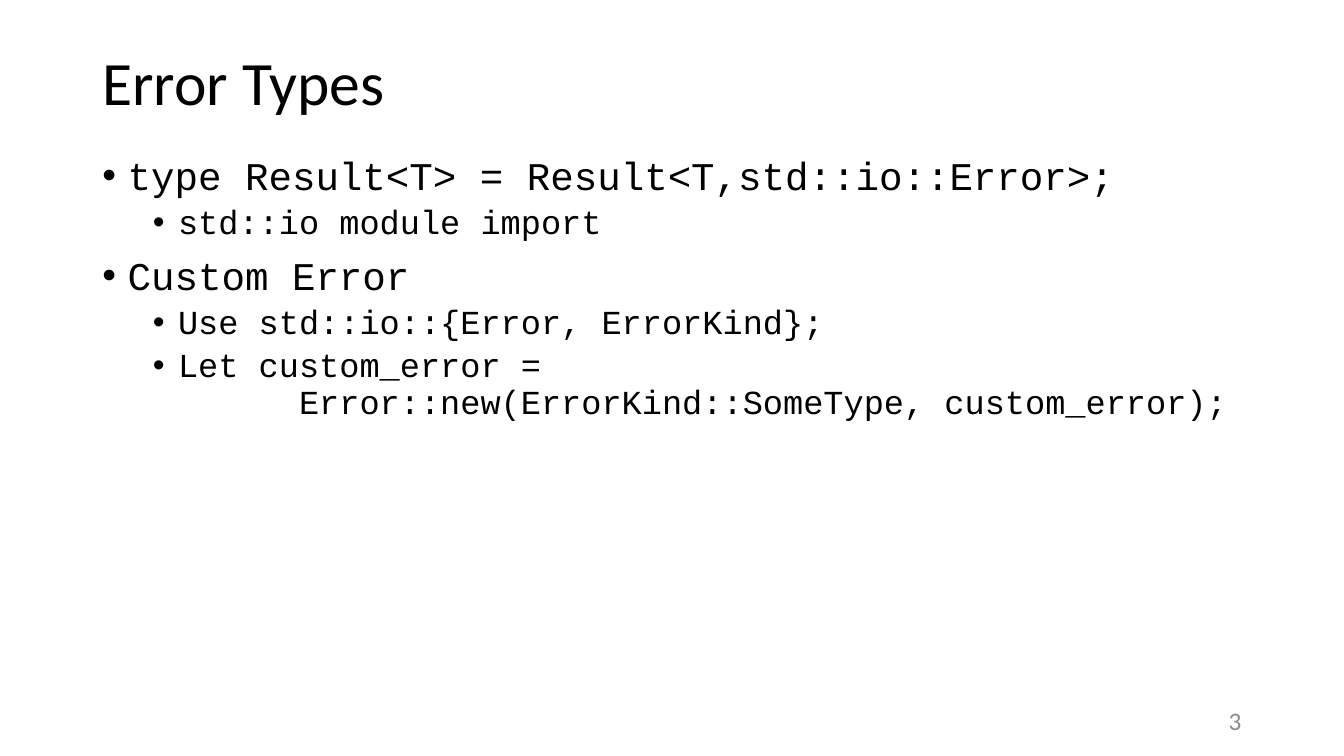
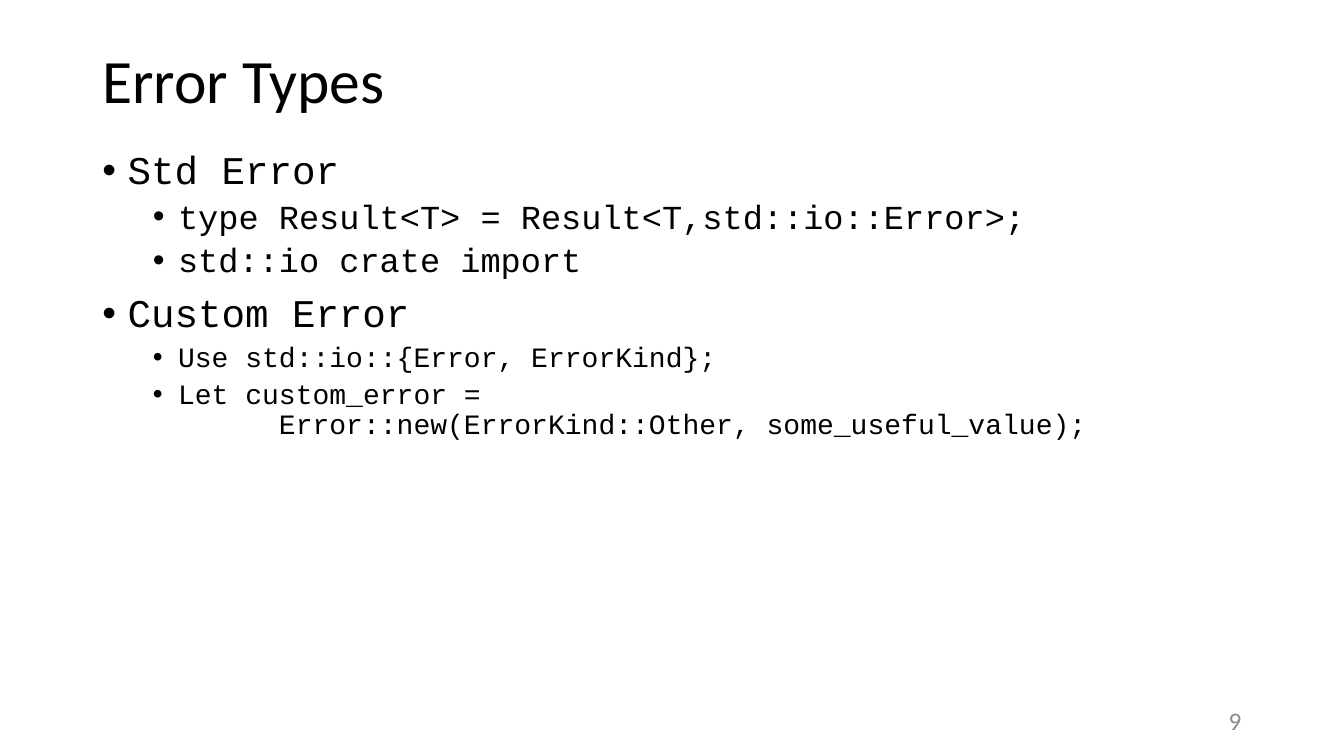
Before and after one commit to JimFawcett/JimFawcett.github.io, a slide deck: slide 9 of Resources/RustErrorHandling.pptx (slide 3 before the commit). Drawn at 1344x756 pixels with LibreOffice and Linux fonts; fonts in the diff are those of the drawing. Boxes give left, top, right and bottom in pixels: in the first picture for what was removed or moved away, otherwise in the second. Text is boxed around its words. In the diff, an @@ line names an element or a change of style, - is before the commit and + after.

```diff
--- a/Resources/RustErrorHandling.pptx
+++ b/Resources/RustErrorHandling.pptx
@@ text at <box>128,156,339,185</box>: paragraph added @@
+• Std Error
@@ text at <box>178,204,1025,373</box>: size 28 to 24 pt in "type Result<T> = Result<T,std::io::Error>;"; size 24 to 20 pt in "Use std::io::{Error, ErrorKind};"; list level 1 to 2 in "type Result<T> = Result<T,std::io::Error>;" @@
@@ text at <box>178,247,581,279</box>: text changed @@
-  • std::io module import
+  • std::io crate import
@@ text at <box>178,385,1087,440</box>: text changed; size 24 to 20 pt @@
-  • Let custom_error =
-    Error::new(ErrorKind::SomeType, custom_error);
+  • Let custom_error =
+    Error::new(ErrorKind::Other, some_useful_value);
@@ page number at <box>1229,714,1242,730</box>: text changed @@
-3
+9
```
Also in this commit, not shown: 2 other slides changed, 17 slides added, 1 slide removed, 2 other files.
